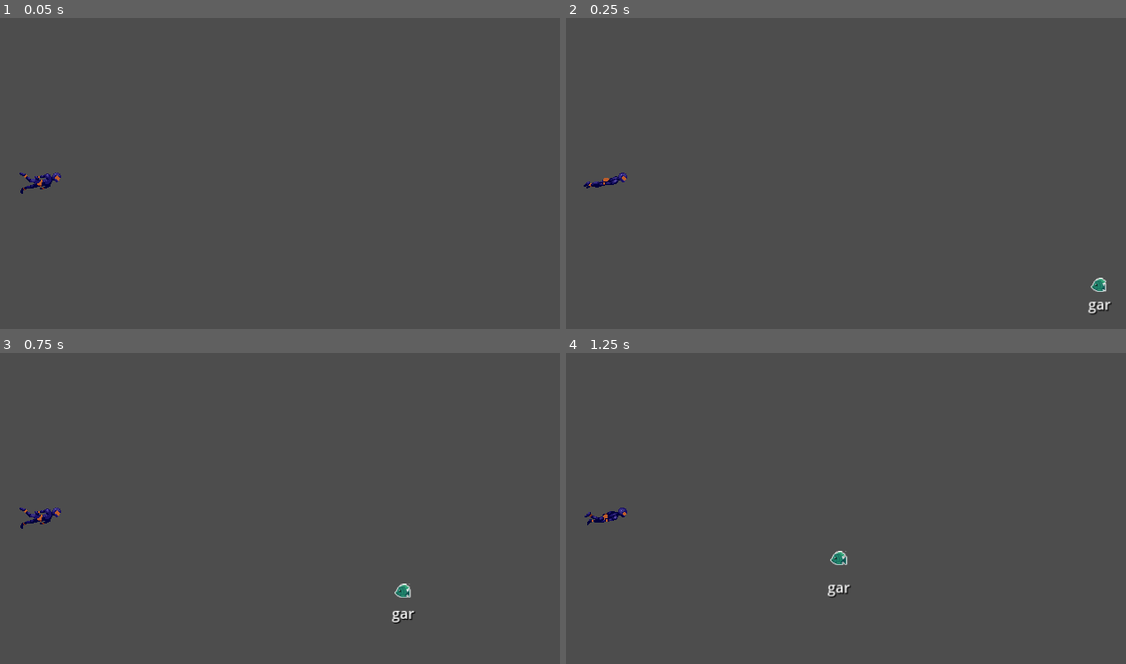
Above: before the commit, frames 1-4 (two rows, left to right).
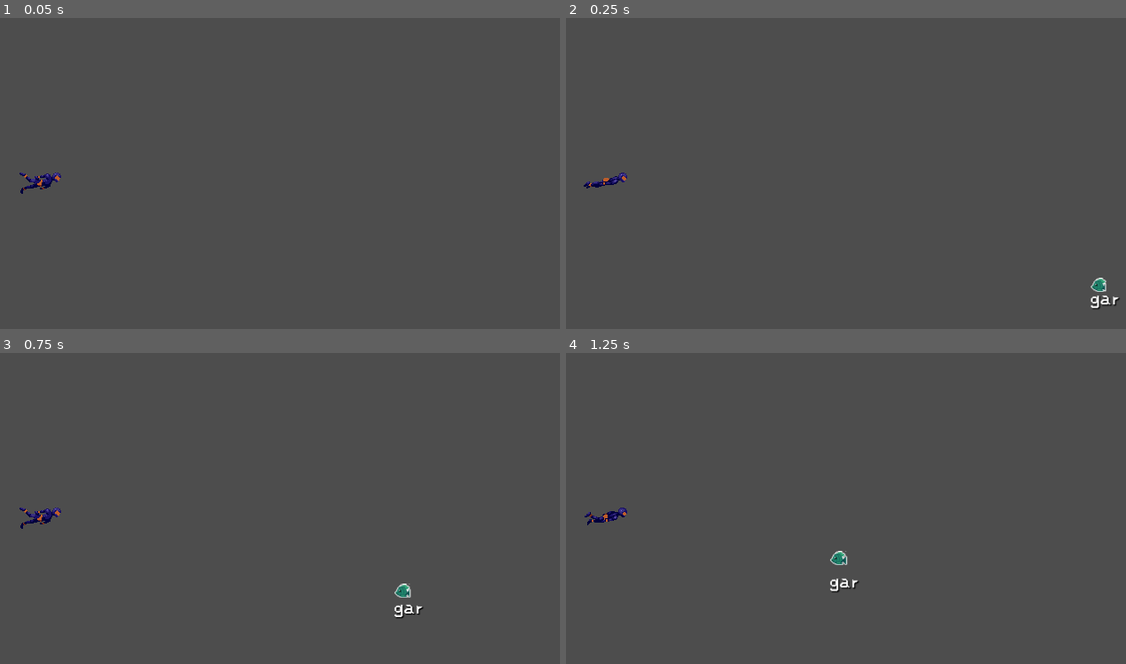
Above: after the commit, the same moments.

Repository: lehmius/typing-tides
Game: Godot game, scene res://scenes/game.tscn
Two runs of this game, one before a commit and one after it. Both use one fixed random seed, a clock stepped at 60 frames per second and the inputs below.
Inputs:
- Up to frame 1 (0.05 s): no input
- Up to frame 2 (0.25 s): no input
- Up to frame 3 (0.75 s): tap Enter at 0.5 s
- Up to frame 4 (1.25 s): no input

Frame 1 is identical in both runs. In frame 2, 0.2% of the frame differs, in the area x 93-99%, y 89-96%; in frame 3, 0.2%; in frame 4, 0.2%.

Commit message:
Changed the enemy label font.

Diff:
--- a/scenes/enemy.tscn
+++ b/scenes/enemy.tscn
@@ -1,7 +1,8 @@
-[gd_scene load_steps=7 format=3 uid="uid://yosam1ddg85l"]
+[gd_scene load_steps=8 format=3 uid="uid://yosam1ddg85l"]
 
 [ext_resource type="Script" uid="uid://djx0sxuemepaw" path="res://scripts/enemy.gd" id="1_md0e3"]
 [ext_resource type="SpriteFrames" uid="uid://bvdpyqovplr5d" path="res://Resources/enemy_spriteFrames.tres" id="2_md0e3"]
+[ext_resource type="FontFile" uid="uid://84a50x0xbb02" path="res://assets/fonts/Pixelscapes.ttf" id="3_4ra3w"]
 
 [sub_resource type="CircleShape2D" id="CircleShape2D_c4w8v"]
 radius = 19.0263
@@ -60,11 +61,12 @@
 anchor_right = 0.5
 offset_left = -27.765
 offset_top = 15.0
-offset_right = 28.235
+offset_right = 40.235
 offset_bottom = 38.0
 grow_horizontal = 2
 size_flags_horizontal = 3
 theme_override_colors/font_shadow_color = Color(0, 0, 0, 1)
+theme_override_fonts/font = ExtResource("3_4ra3w")
 text = "default"
 horizontal_alignment = 1
 
